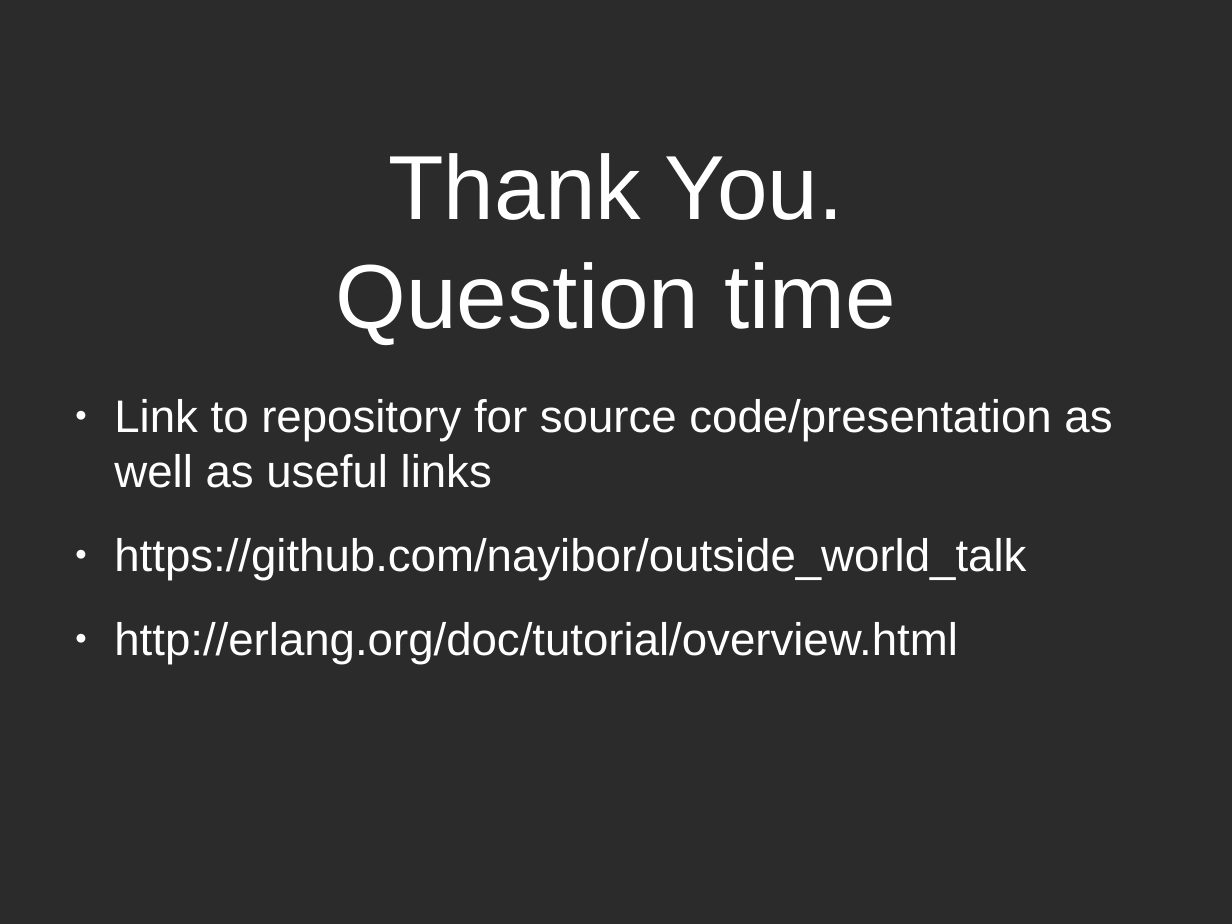
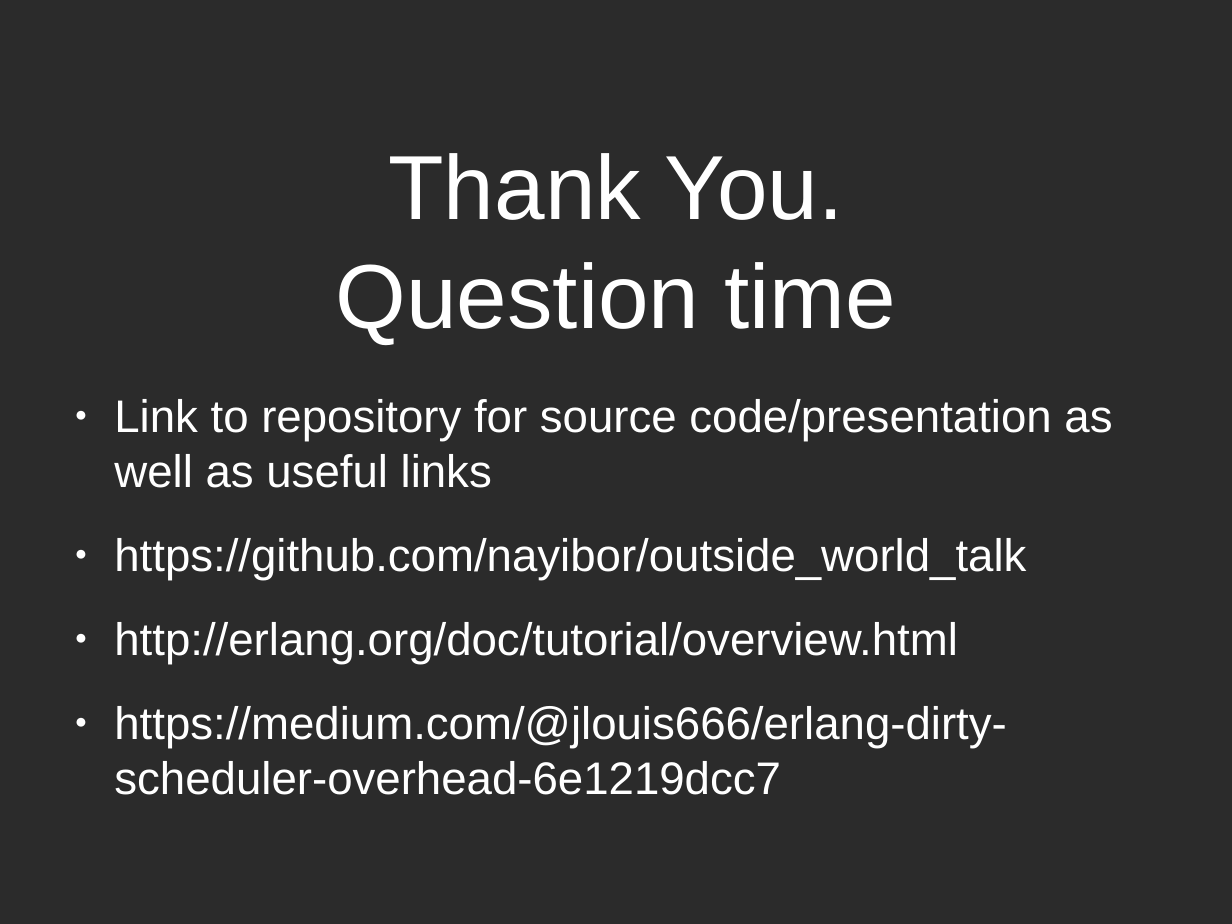
Before and after one commit to nayibor/outside_world_talk, a slide deck: slide 13 of talking to outside world.odp (slide 12 before the commit). Drawn at 1232x924 pixels with LibreOffice and Linux fonts; fonts in the diff are those of the drawing; background and template pictures are left out; a plain dark background stands for a picture behind light text. Boxes give left, top, right and bottom in pixels: in the first picture for what was removed or moved away, otherwise in the second. Text is boxed around its words. In the diff, an @@ line names an element or a change of style, - is before the commit and + after.

```diff
--- a/talking to outside world.odp
+++ b/talking to outside world.odp
@@ text at <box>114,706,1006,795</box>: paragraph added @@
+● https://medium.com/@jlouis666/erlang-dirty-scheduler-overhead-6e1219dcc7
```
Also in this commit, not shown: 4 other slides changed, 1 slide added.
